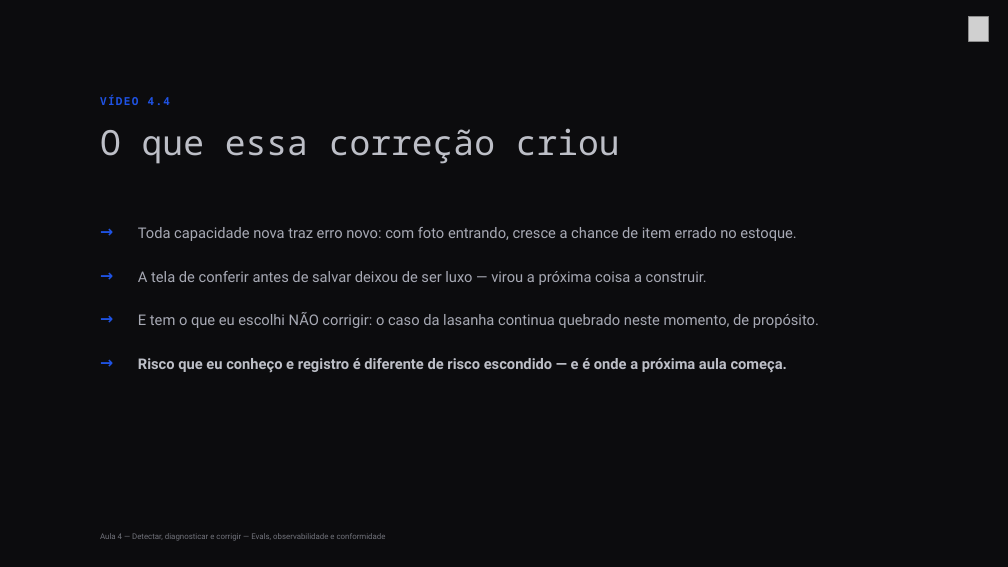
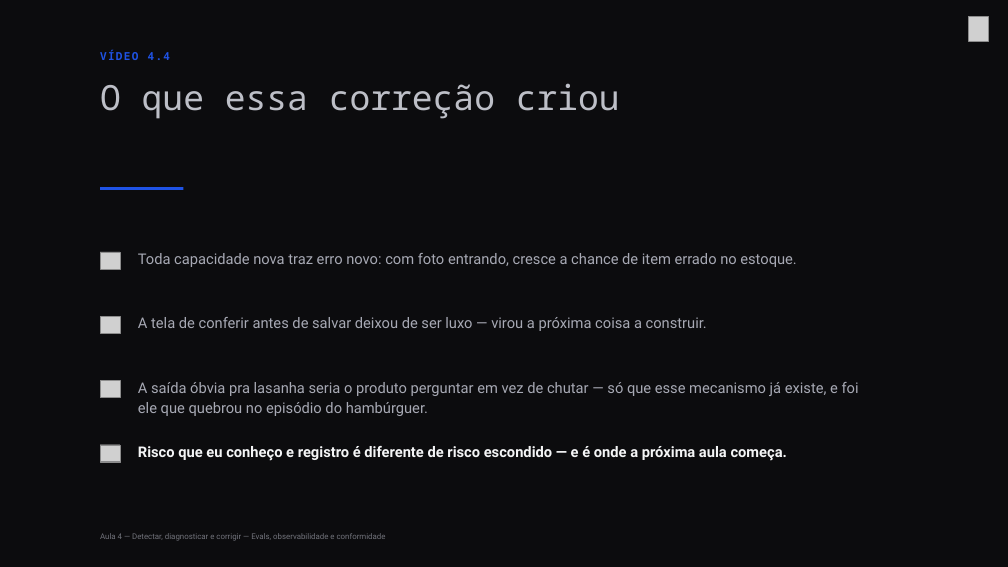
Before and after one commit to Djegao/alura-produto-ficticio, a slide deck: slide 17 of slides/aula4-alura.pptx (slide 15 before the commit). Drawn at 1008x567 pixels with LibreOffice and Linux fonts; fonts in the diff are those of the drawing; grey boxes stand for pictures; background and template pictures are left out. Boxes give left, top, right and bottom in pixels: in the first picture for what was removed or moved away, otherwise in the second. Text is boxed around its words. In the diff, an @@ line names an element or a change of style, - is before the commit and + after.

```diff
--- a/slides/aula4-alura.pptx
+++ b/slides/aula4-alura.pptx
@@ text "VÍDEO 4.4" moved from (x1=100, y1=95, x2=170, y2=105) to (x1=100, y1=49, x2=170, y2=60) @@
@@ text "O que essa correção criou" moved from (x1=100, y1=128, x2=620, y2=164) to (x1=100, y1=83, x2=620, y2=119) @@
@@ rectangle added at (x1=100, y1=187, x2=183, y2=190), fill #1F53E5 @@
@@ text removed at (x1=100, y1=222, x2=132, y2=245) @@
-→
@@ text removed at (x1=100, y1=265, x2=132, y2=288) @@
-→
@@ picture added at (x1=100, y1=252, x2=120, y2=269) @@
@@ text "Toda capacidade nova traz erro ..." moved from (x1=138, y1=227, x2=796, y2=241) to (x1=138, y1=253, x2=796, y2=267) @@
@@ text removed at (x1=100, y1=309, x2=132, y2=331) @@
-→
@@ picture added at (x1=100, y1=316, x2=120, y2=333) @@
@@ text "A tela de conferir antes ..." moved from (x1=138, y1=271, x2=707, y2=285) to (x1=138, y1=317, x2=707, y2=331) @@
@@ text removed at (x1=138, y1=312, x2=819, y2=328) @@
-E tem o que eu escolhi NÃO corrigir: o caso da lasanha continua quebrado neste momento, de propósito.
@@ text removed at (x1=100, y1=352, x2=132, y2=375) @@
-→
@@ picture added at (x1=100, y1=380, x2=120, y2=397) @@
@@ text added at (x1=138, y1=382, x2=859, y2=416), 28 pt, text #A7A9B4 @@
+A saída óbvia pra lasanha seria o produto perguntar em vez de chutar — só que esse mecanismo já existe, e foi ele que quebrou no episódio do hambúrguer.
@@ picture added at (x1=100, y1=445, x2=120, y2=462) @@
@@ text "Risco que eu conheço e ..." moved from (x1=138, y1=358, x2=787, y2=373) to (x1=138, y1=446, x2=787, y2=461) @@
@@ text "Risco que eu conheço e ..." at (x1=138, y1=446, x2=787, y2=461): text colour #BDBFC7 to #F4F5F6 @@
```
Also in this commit, not shown: 11 other slides changed, 2 slides added, 2 other files.
